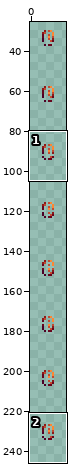
Two versions of one sprite sheet, Tiles/VoidUnit_Glow.png. The picture above shows the old version from afar; the outline marks the close-up.
Close-up. Earlier state:
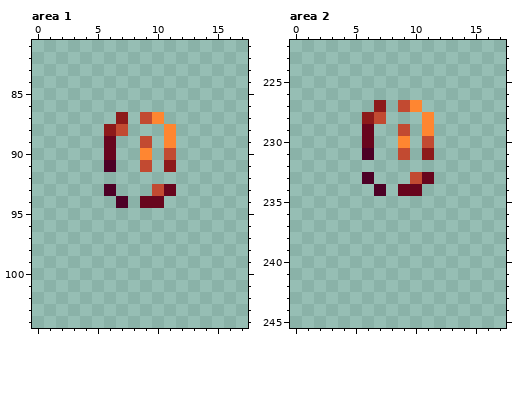
The file is 36x504 pixels, drawn in blocks of 2x2; one block is one cell here. Shown: area 1: x 0..17, y 81..104; area 2: x 0..17, y 222..245. The wide view leaves out empty margins.
The same view after the edit:
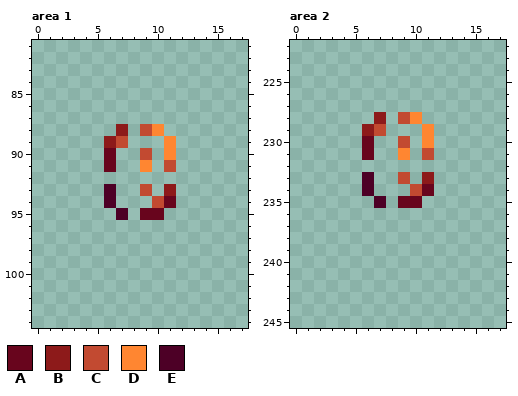
Palette (. is transparent): A #68051d  B #8d1a1a  C #c24a31  D #ff8631  E #4d0026
Diff:
Area 1:
y 87: x 7 B -> .; x 9..10 CD -> ..
y 88: x 6..7 BC -> .B; x 9..11 ..D -> CD.
y 89: x 6..7 A. -> BC; x 9 C -> .
y 90: x 9 D -> C; x 11 C -> D
y 91: x 6 E -> A; x 9 C -> D; x 11 B -> C
y 93: x 9..11 .CA -> C.B
y 94: x 6..7 .E -> E.; x 9..11 AA. -> .CA
y 95: x 7 . -> E; x 9..10 .. -> AA
Area 2:
y 227: x 7 B -> .; x 9..10 CD -> ..
y 228: x 6..7 BC -> .B; x 9..11 ..D -> CD.
y 229: x 6..7 A. -> BC; x 9 C -> .
y 230: x 9 D -> C; x 11 C -> D
y 231: x 6 E -> A; x 9 C -> D; x 11 B -> C
y 233: x 9..11 .CA -> C.B
y 234: x 6..7 .E -> E.; x 9..11 AA. -> .CA
y 235: x 7 . -> E; x 9..10 .. -> AA
Boxes around the changes in both close-ups, in picture pixels (x1, y1, x2, y2):
changed: (104, 112, 176, 220)
changed: (362, 100, 434, 208)
